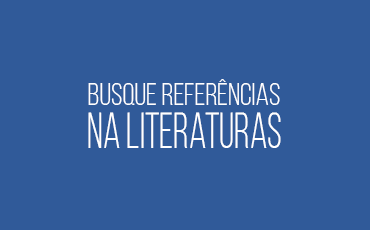
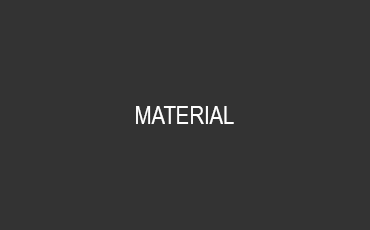
Revision of a layered 370×230 image; what changed, layer by layer:
removed group "Group 1" (2 layers) over [88, 79, 281, 148]
renamed "busque referÊncias" to "material", moved it out of group "Group 1", painted on it over [88, 79, 280, 124]
removed layer "na literaturas" from group "Group 1" over [88, 112, 281, 148]
painted on "Layer 1" over [0, 0, 370, 230]
